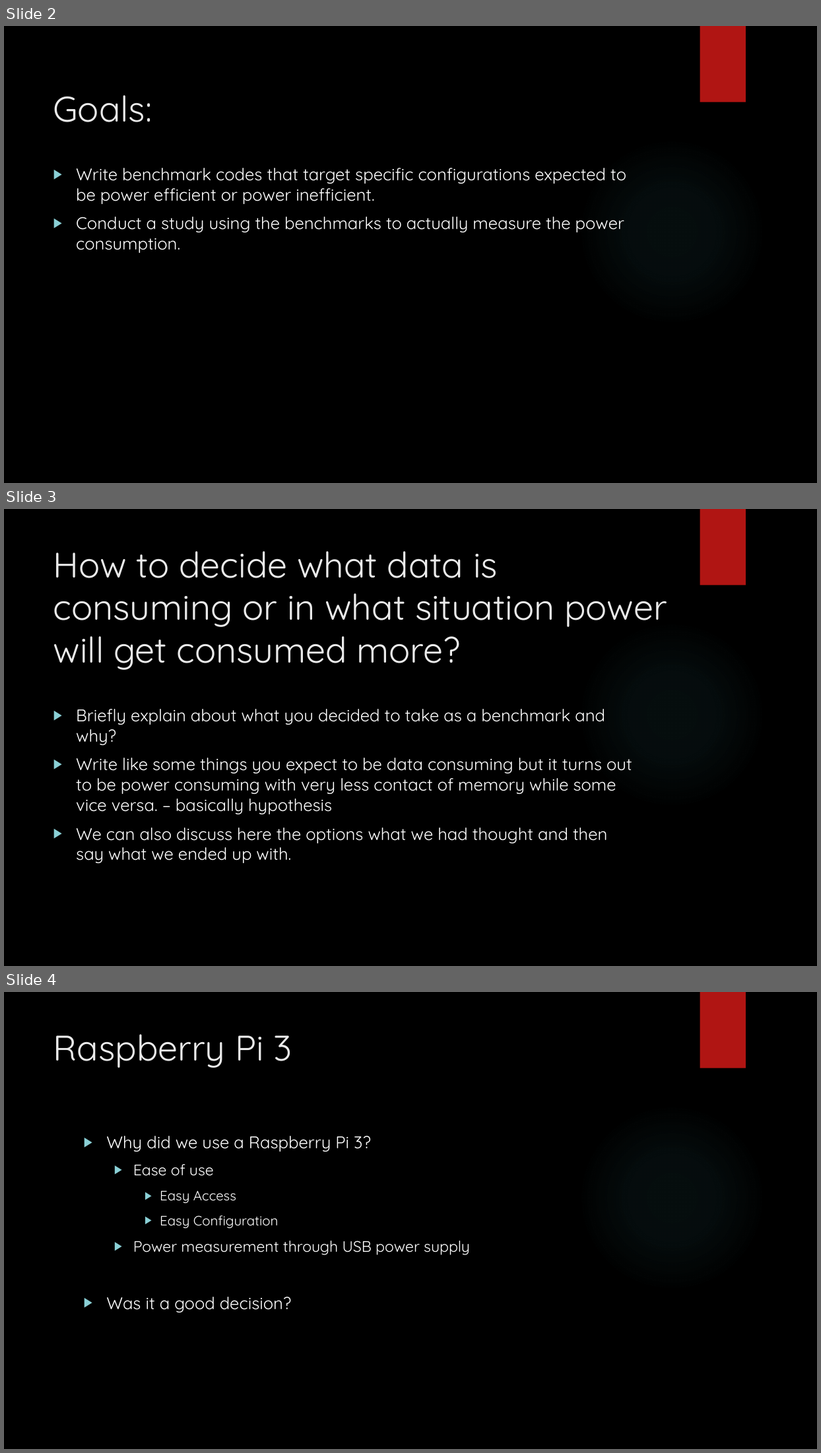
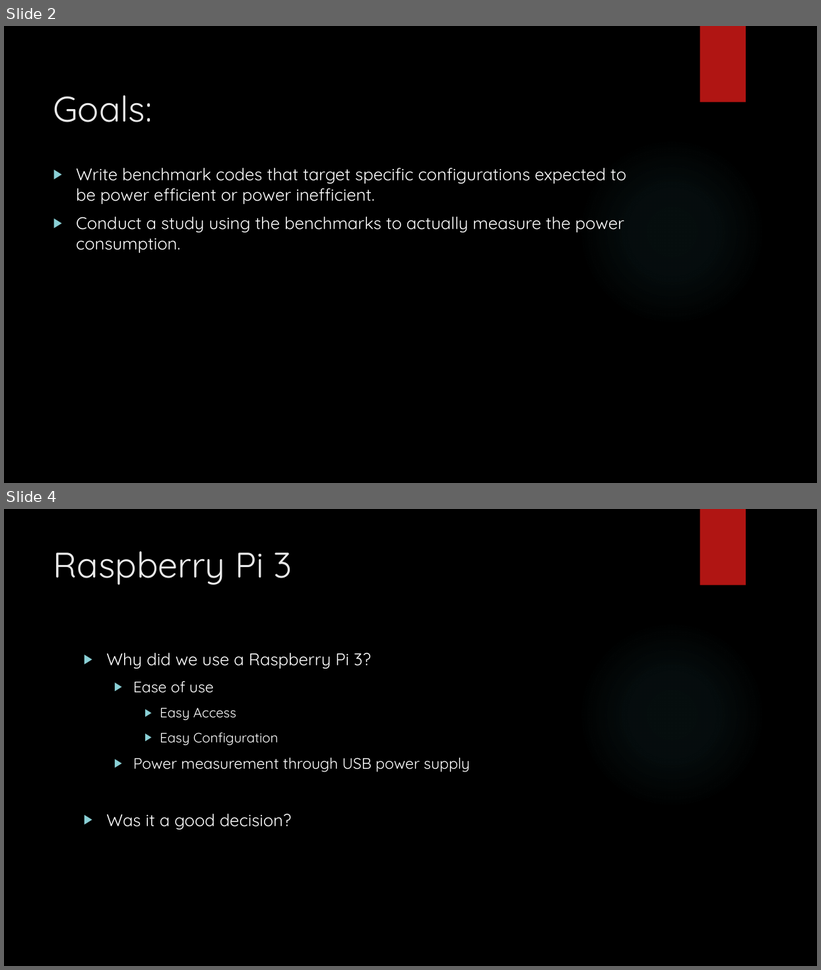
Before and after one commit to jasongraalum/CS533_Spring2018_Group2_Project, a slide deck: documents/Outline for Presentation.pptx. Shown one above the other, each under a label of ours: slides 2, 3 and 4 before the commit, slides 2 and 4 after it; the slides between them are not shown. The pictures are 821x1453 and 821x970 pixels, drawn with LibreOffice and Linux fonts; fonts in the diff are those of the drawing; background and template pictures are left out. Boxes give left, top, right and bottom in pixels: in the first picture for what was removed or moved away, otherwise in the second. Text is boxed around its words. In the diff, an @@ line names an element or a change of style, - is before the commit and + after.

```diff
--- a/documents/Outline for Presentation.pptx
+++ b/documents/Outline for Presentation.pptx
@@ slide 3 removed at bbox=[4, 509, 817, 966], background picture (left out); not listed: 2 template elements that a slide beside it also shows @@
@@ title removed at bbox=[54, 551, 667, 670] @@
-How to decide what data is consuming or in what situation power will get consumed more?
@@ text removed at bbox=[76, 709, 632, 863] @@
-▶ Briefly explain about what you decided to take as a benchmark and why?
-▶ Write like some things you expect to be data consuming but it turns out to be power consuming with very less contact of memory while some vice versa. – basically hypothesis
-▶ We can also discuss here the options what we had thought and then say what we ended up with.
```
Also in this commit, not shown: 1 slide added.
